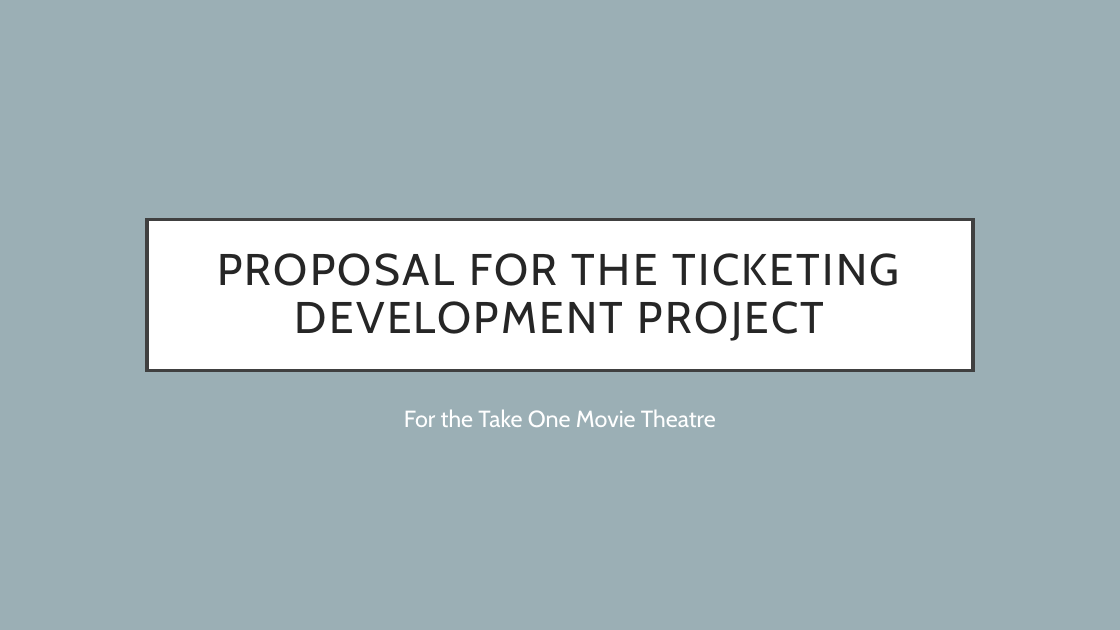
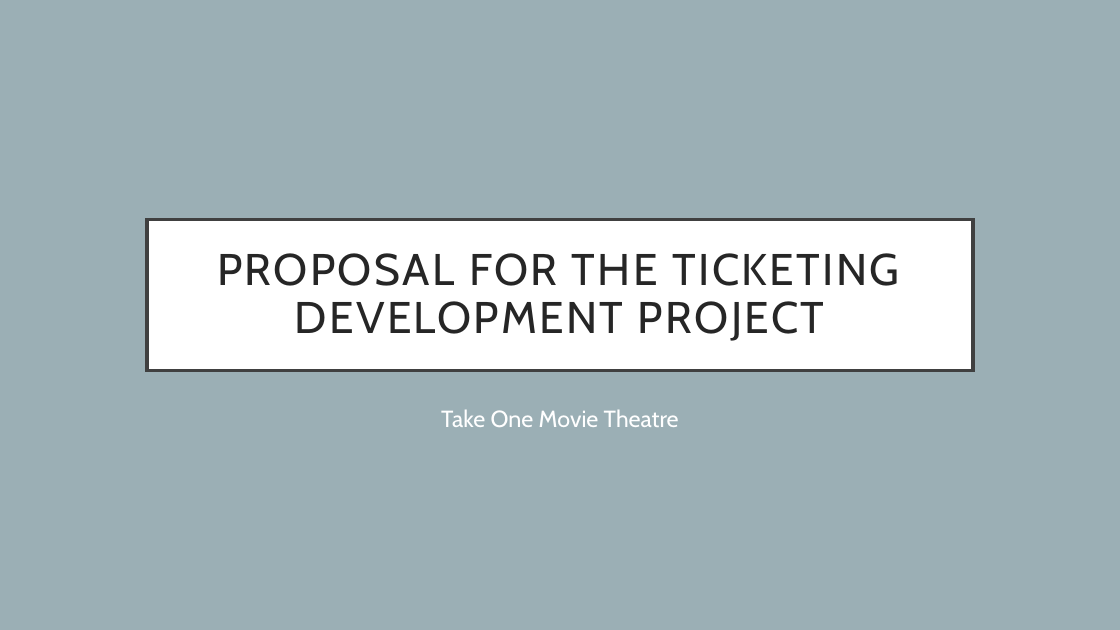
Before and after one commit to Jeaninjeanz/CMPG213, a slide deck: slide 1 of Powerpoint Version 2.pptx. Drawn at 1120x630 pixels with LibreOffice and Linux fonts; fonts in the diff are those of the drawing. Boxes give left, top, right and bottom in pixels: in the first picture for what was removed or moved away, otherwise in the second. Text is boxed around its words. In the diff, an @@ line names an element or a change of style, - is before the commit and + after.

Commit message:
Moderated files
Simply checked spelling (which was fine) and fixed a few small grammar errors. Also some layout issues with powerpoint, but nothing major

```diff
--- a/Powerpoint Version 2.pptx
+++ b/Powerpoint Version 2.pptx
@@ subtitle at bbox=[441, 409, 679, 427]: text changed @@
-For the Take One Movie Theatre
+Take One Movie Theatre
```
Also in this commit, not shown: 8 other slides changed.
